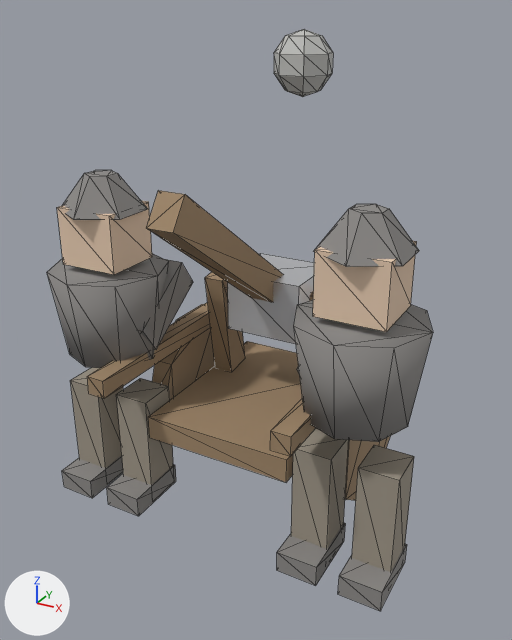
A saved change to the glTF model SanguoSLG.Game/assets/models/troop-catapult.glb.
One viewpoint serves both versions: a 50 mm lens placed at (0.202, -0.368, 0.312), pointed at (-0.015, 0.027, 0.114). The lights are fixed; the arrows at lower left show +X, +Y and +Z. The older version comes first. Mesh edges are drawn as thin lines. Where no turn or scale is listed for an object, it has been applied to the vertices. Vertices at exactly the same position are counted once.

Objects in the first picture: 'arm', 'arm_weight', 'body', 'crew0_arm', 'crew0_head', 'crew0_leg_r', 'crew0_torso', 'crew1_arm', 'crew1_foot_r', 'crew1_head', 'crew1_helmet', 'crew1_leg_l', 'crew1_leg_r', 'crew1_torso', 'stone' and 10 more.
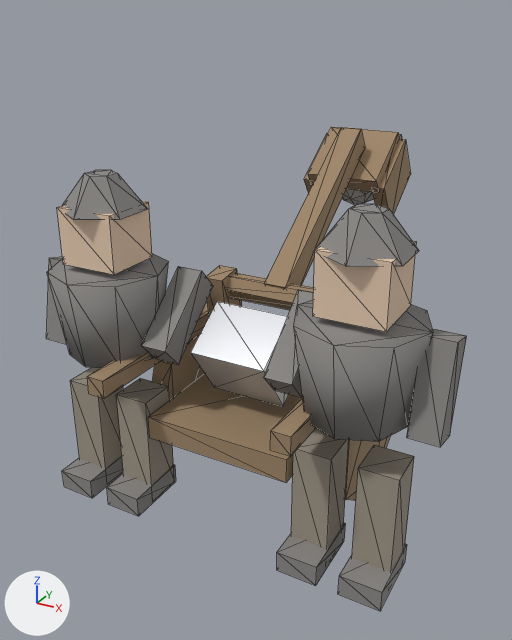
Commit message: fix: 투석기 바구니·던지는 방향·crew 팔

Where the newer file only moved an object's origin or applied its transform, the numbers keep the older frame.

Where the change shows, as pixel boxes [x1, y1, x2, y2] in the pictures (512 x 640 px):
'arm', turned
    before: [146, 191, 284, 302]
    after: [264, 127, 365, 289]
'arm_weight', moved, turned
    before: [228, 253, 314, 344]
    after: [191, 301, 288, 406]
'crew1_head', reshaped
    both: [313, 241, 417, 332]
'crew1_arm_out', added
    after: [407, 329, 467, 447]
'crew0_arm', moved, turned, rescaled
    before: [139, 259, 193, 350]
    after: [142, 266, 213, 365]
'stone', moved, turned
    before: [274, 29, 333, 97]
    after: [342, 189, 374, 205]
'arm_basket_base', added (beige)
    after: [308, 127, 399, 193]
'crew1_arm_in', added
    after: [264, 290, 313, 398]
'arm_basket_r', added (beige)
    after: [372, 139, 411, 214]
'crew1_arm', moved, turned, rescaled (mostly hidden before)
    before: [297, 366, 300, 375]
    after: [46, 256, 67, 344]
'arm_basket_l', added
    after: [304, 133, 328, 193]
'arm_basket_end', added (mostly hidden)
    after: [399, 134, 402, 139]
'frame_l', unchanged, covered by the edit
    before: [205, 272, 245, 371]
    after: [206, 265, 240, 316]
'crossbar', unchanged, uncovered by the edit
    before: [227, 288, 313, 301]
    after: [227, 273, 314, 310]

The change, as a diff of the scene's bpy script:
```diff
--- a/SanguoSLG.Game/assets/models/troop-catapult.glb.py
+++ b/SanguoSLG.Game/assets/models/troop-catapult.glb.py
@@ me_cube_007 @@
-me_cube_007.from_pydata(...)  # 8 vertices, 12 faces; spans x -0.026..0.026, y -0.023..0.023, z -0.0218..0.0182
+me_cube_007.from_pydata(...)  # 8 vertices, 12 faces; spans x -0.026..0.026, y -0.0689..-0.0097, z -0.0578..0.0028
+# me_cube_007 part 1: the whole mesh is turned -55 degrees about the x axis through its middle, then moved by (0.0, -0.0393, -0.0257)
 me_cube_007.materials.append(mat_steel)
@@ me_sphere @@
-me_sphere.from_pydata(...)  # 30 vertices, 56 faces; spans x -0.0185..0.0185, y 0.0129..0.049, z 0.125..0.165
+me_sphere.from_pydata(...)  # 30 vertices, 56 faces; spans x -0.0185..0.0185, y 0.1216..0.1609, z 0.0307..0.0678
+# me_sphere part 2: the whole mesh is turned -55 degrees about the x axis through its middle, then moved by (0.0, 0.1105, -0.0959)
 me_sphere.materials.append(mat_stone)
@@ me_cube_018 @@
 me_cube_018.from_pydata(...)  # 8 vertices, 12 faces; spans x -0.5..0.5, y -0.5..0.5, z -0.5..0.5
-me_cube_018.materials.append(mat_armor)  # grey #8b8986
+me_cube_018.materials.append(mat_skin)  # beige #e7cbb1
@@ me_cube_024 @@
+me_cube_024.from_pydata([(-0.009, -0.0156, -0.0253), (-0.009, -0.004, 0.0295), (-0.009, 0.004, -0.0295), (-0.009, 0.0156, 0.0253), (0.009, -0.0156, -0.0253), (0.009, -0.004, 0.0295), (0.009, 0.004, -0.0295), (0.009, 0.0156, 0.0253)], [], [(0, 1, 3), (0, 3, 2), (2, 3, 7), (2, 7, 6), (6, 7, 5), (6, 5, 4), (4, 5, 1), (4, 1, 0), (2, 6, 4), (2, 4, 0), (7, 3, 1), (7, 1, 5)])
+me_cube_024.materials.append(mat_armor)  # grey #8b8986
@@ me_cube_023 @@
+me_cube_023.from_pydata([(-0.009, -0.0282, -0.012), (-0.009, 0.0149, 0.0268), (-0.009, -0.0149, -0.0268), (-0.009, 0.0282, 0.012), (0.009, -0.0282, -0.012), (0.009, 0.0149, 0.0268), (0.009, -0.0149, -0.0268), (0.009, 0.0282, 0.012)], [], [(0, 1, 3), (0, 3, 2), (2, 3, 7), (2, 7, 6), (6, 7, 5), (6, 5, 4), (4, 5, 1), (4, 1, 0), (2, 6, 4), (2, 4, 0), (7, 3, 1), (7, 1, 5)])
+me_cube_023.materials.append(mat_armor)  # grey #8b8986
@@ me_cube_008_1 @@
+me_cube_008_1.from_pydata([(0.023, 0.1064, 0.0538), (0.023, 0.149, 0.0836), (0.023, 0.1282, 0.0226), (0.023, 0.1708, 0.0525), (0.033, 0.1064, 0.0538), (0.033, 0.149, 0.0836), (0.033, 0.1282, 0.0226), (0.033, 0.1708, 0.0525)], [], [(0, 1, 3), (0, 3, 2), (2, 3, 7), (2, 7, 6), (6, 7, 5), (6, 5, 4), (4, 5, 1), (4, 1, 0), (2, 6, 4), (2, 4, 0), (7, 3, 1), (7, 1, 5)])
+me_cube_008_1.materials.append(mat_wood)  # beige #a08669
@@ me_cube_007_1 @@
+me_cube_007_1.from_pydata([(-0.033, 0.1064, 0.0538), (-0.033, 0.149, 0.0836), (-0.033, 0.1282, 0.0226), (-0.033, 0.1708, 0.0525), (-0.023, 0.1064, 0.0538), (-0.023, 0.149, 0.0836), (-0.023, 0.1282, 0.0226), (-0.023, 0.1708, 0.0525)], [], [(0, 1, 3), (0, 3, 2), (2, 3, 7), (2, 7, 6), (6, 7, 5), (6, 5, 4), (4, 5, 1), (4, 1, 0), (2, 6, 4), (2, 4, 0), (7, 3, 1), (7, 1, 5)])
+me_cube_007_1.materials.append(mat_wood)  # beige #a08669
@@ me_cube_009_1 @@
+me_cube_009_1.from_pydata([(-0.028, 0.1449, 0.0807), (-0.028, 0.1531, 0.0865), (-0.028, 0.1667, 0.0496), (-0.028, 0.1749, 0.0553), (0.028, 0.1449, 0.0807), (0.028, 0.1531, 0.0865), (0.028, 0.1667, 0.0496), (0.028, 0.1749, 0.0553)], [], [(0, 1, 3), (0, 3, 2), (2, 3, 7), (2, 7, 6), (6, 7, 5), (6, 5, 4), (4, 5, 1), (4, 1, 0), (2, 6, 4), (2, 4, 0), (7, 3, 1), (7, 1, 5)])
+me_cube_009_1.materials.append(mat_wood)  # beige #a08669
@@ me_cube_006_1 @@
+me_cube_006_1.from_pydata([(-0.028, 0.1024, 0.0595), (-0.028, 0.145, 0.0893), (-0.028, 0.1093, 0.0497), (-0.028, 0.1519, 0.0795), (0.028, 0.1024, 0.0595), (0.028, 0.145, 0.0893), (0.028, 0.1093, 0.0497), (0.028, 0.1519, 0.0795)], [], [(0, 1, 3), (0, 3, 2), (2, 3, 7), (2, 7, 6), (6, 7, 5), (6, 5, 4), (4, 5, 1), (4, 1, 0), (2, 6, 4), (2, 4, 0), (7, 3, 1), (7, 1, 5)])
+me_cube_006_1.materials.append(mat_wood)  # beige #a08669
@@ ob_arm @@
 ob_arm.location = (0.0, 0.02, 0.073)
-ob_arm.rotation_euler = (0.96, 0.0, 0.0)  # degrees (55, 0, 0)
+ob_arm.rotation_euler = (-0.96, 0.0, 0.0)  # degrees (-55, 0, 0)
@@ ob_crew0_arm @@
 ob_crew0_arm.parent = ob_crew0_torso
-ob_crew0_arm.location = (0.022, 0.018, 0.002)
-ob_crew0_arm.rotation_euler = (-0.96, 0.0, 0.0)  # degrees (-55, 0, 0)
-ob_crew0_arm.scale = (0.02, 0.022, 0.055)
+ob_crew0_arm.location = (0.042, 0.014, -0.001)
+ob_crew0_arm.rotation_euler = (-0.838, 0.0, 0.0)  # degrees (-48, 0, 0)
+ob_crew0_arm.scale = (0.018, 0.02, 0.058)
@@ ob_crew1_arm @@
 ob_crew1_arm = bpy.data.objects.new('crew1_arm', me_cube_019)
-ob_crew1_arm.parent = ob_crew1_torso
-ob_crew1_arm.location = (-0.022, 0.018, 0.002)
-ob_crew1_arm.rotation_euler = (-0.96, 0.0, 0.0)  # degrees (-55, 0, 0)
-ob_crew1_arm.scale = (0.02, 0.022, 0.055)
+ob_crew1_arm.parent = ob_crew0_torso
+ob_crew1_arm.location = (-0.042, 0.004, -0.003)
+ob_crew1_arm.rotation_euler = (-0.209, 0.0, 0.0)  # degrees (-12, 0, 0)
+ob_crew1_arm.scale = (0.018, 0.02, 0.056)
@@ ob_crew1_head @@
-ob_crew1_head = bpy.data.objects.new('crew1_head', me_cube_014)
+ob_crew1_head = bpy.data.objects.new('crew1_head', me_cube_018)
 ob_crew1_head.parent = ob_crew1_torso
@@ ob_crew1_arm_out @@
+ob_crew1_arm_out = bpy.data.objects.new('crew1_arm_out', me_cube_024)
+ob_crew1_arm_out.location = (0.127, -0.036, 0.13)
@@ ob_crew1_arm_in @@
+ob_crew1_arm_in = bpy.data.objects.new('crew1_arm_in', me_cube_023)
+ob_crew1_arm_in.location = (0.043, -0.026, 0.132)
@@ ob_arm_basket_r @@
+ob_arm_basket_r = bpy.data.objects.new('arm_basket_r', me_cube_008_1)
+ob_arm_basket_r.location = (0.0, 0.03, 0.135)
@@ ob_arm_basket_l @@
+ob_arm_basket_l = bpy.data.objects.new('arm_basket_l', me_cube_007_1)
+ob_arm_basket_l.location = (0.0, 0.03, 0.135)
@@ ob_arm_basket_end @@
+ob_arm_basket_end = bpy.data.objects.new('arm_basket_end', me_cube_009_1)
+ob_arm_basket_end.location = (0.0, 0.03, 0.135)
@@ ob_arm_basket_base @@
+ob_arm_basket_base = bpy.data.objects.new('arm_basket_base', me_cube_006_1)
+ob_arm_basket_base.location = (0.0, 0.03, 0.135)
```
